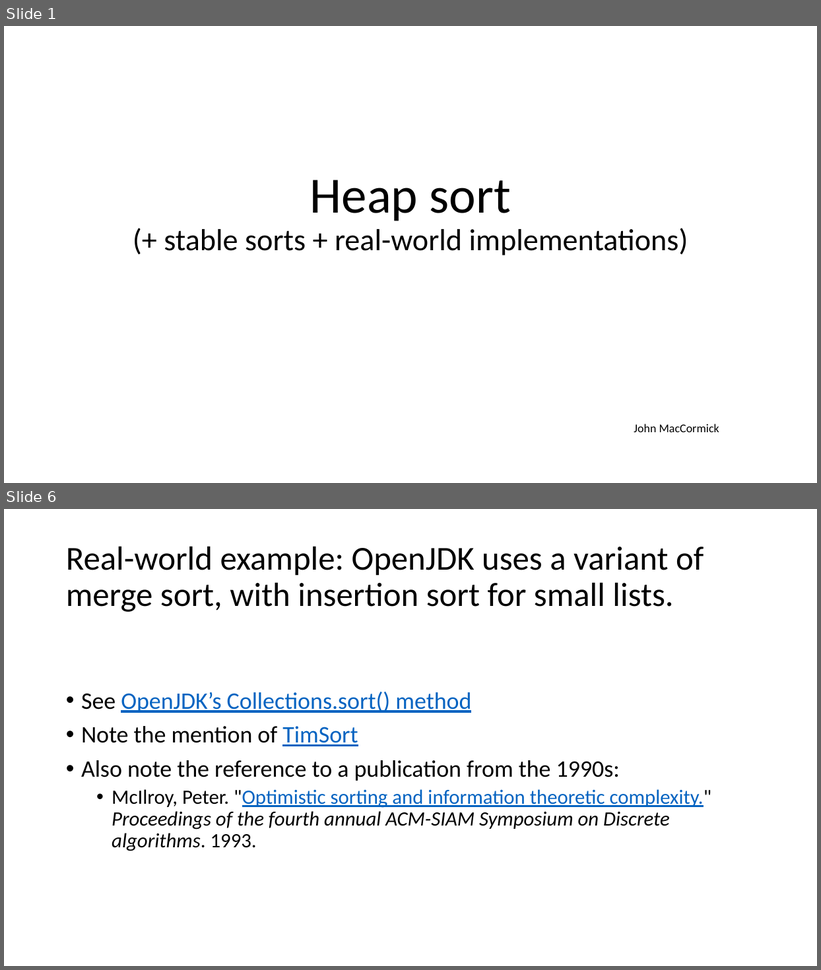
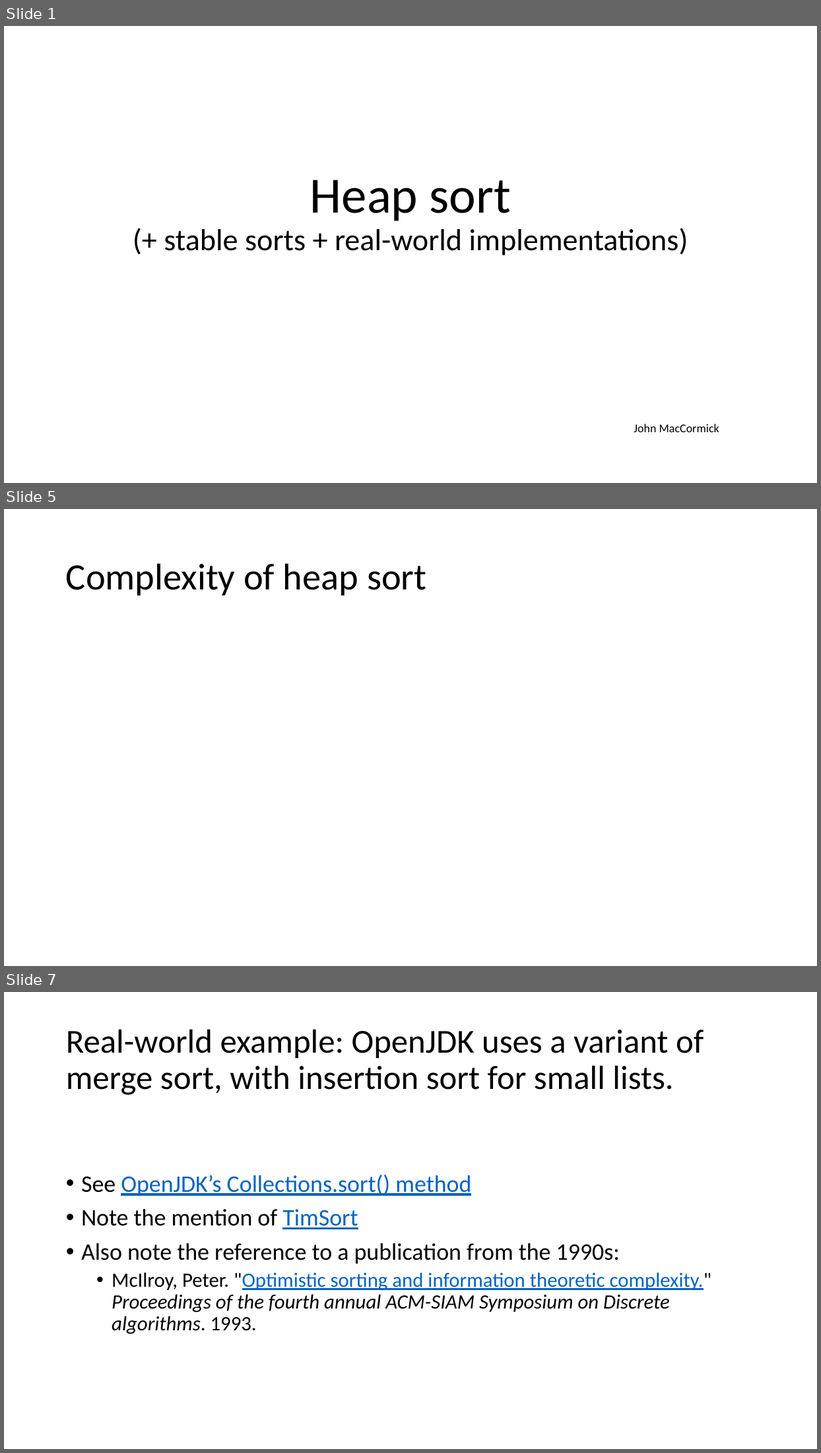
Before and after one commit to dickinson-comp232-fall22/dickinson-comp232-fall22.github.io, a slide deck: resources/class17/class17-heap-sort.pptx. Shown one above the other, each under a label of ours: slides 1 and 6 before the commit, slides 1, 5 and 7 after it; the slides between them are not shown. The pictures are 821x970 and 821x1453 pixels, drawn with LibreOffice and Linux fonts; fonts in the diff are those of the drawing; grey boxes stand for pictures. Boxes give left, top, right and bottom in pixels: in the first picture for what was removed or moved away, otherwise in the second. Text is boxed around its words. In the diff, an @@ line names an element or a change of style, - is before the commit and + after.

Commit message:
add heap sort complexity slide

```diff
--- a/resources/class17/class17-heap-sort.pptx
+++ b/resources/class17/class17-heap-sort.pptx
@@ slide 5 added at (x1=4, y1=509, x2=817, y2=966), background #FFFFFF @@
@@ title added at (x1=66, y1=563, x2=426, y2=595), 44 pt, text #000000 @@
+Complexity of heap sort
@@ what was slide 6 is now slide 7 @@
```
